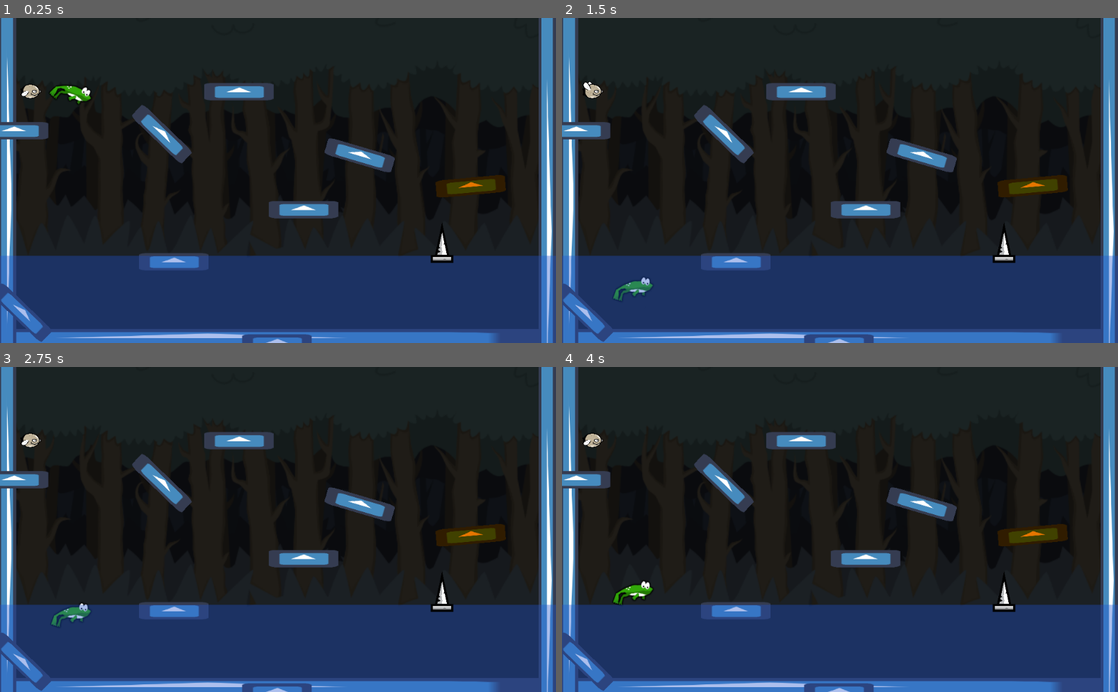
Above: before the commit, frames 1-4 (two rows, left to right).
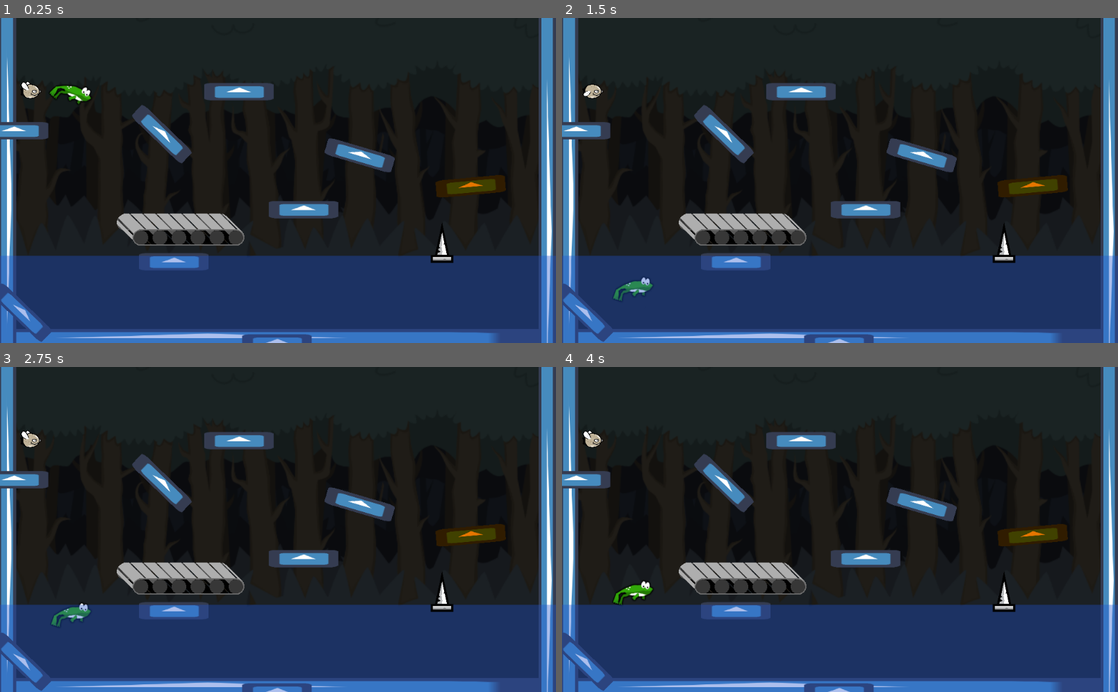
Above: after the commit, the same moments.

Repository: Xgor/Groda
Game: Godot game, scene res://TestScene.tscn
Same seed, same stepped clock (60 frames per second), same inputs: the game is played once before the commit and once after it. The engine's default icon, where the game draws it, is replaced by a stand-in: a white triangle on a blue panel in a dark square.
Inputs (mouse positions are in pixels of both pictures, inside the frame that each line leads up to):
- Up to frame 1 (0.25 s): no input
- Up to frame 2 (1.5 s): move the mouse to (962, 164) at 0.52 s; click (962, 164) at 0.77 s; move the mouse to (728, 196) at 1.27 s
- Up to frame 3 (2.75 s): click (166, 545) at 1.52 s; move the mouse to (333, 458) at 2.02 s
- Up to frame 4 (4 s): move the mouse to (812, 594) at 2.77 s; click (812, 594) at 3.02 s; move the mouse to (1006, 578) at 3.52 s; click (1006, 578) at 3.77 s

The runs differ from the first frame. In frame 1, 2.0% of the frame differs, in the area x 3-44%, y 19-71%; in frame 2, 2.0%; in frame 3, 2.0%; in frame 4, 2.0%.

Commit message:
ConveyorBelt

Diff:
--- /dev/null
+++ b/Objects/ConveyorBelt.tscn
@@ -0,0 +1,62 @@
+[gd_scene load_steps=5 format=2]
+
+[ext_resource path="res://Scripts/ConveyorBelt.gd" type="Script" id=1]
+[ext_resource path="res://Sprite/sheet.png" type="Texture" id=2]
+
+[sub_resource type="RectangleShape2D" id=1]
+
+custom_solver_bias = 0.0
+extents = Vector2( 100, 18.608 )
+
+[sub_resource type="RectangleShape2D" id=2]
+
+custom_solver_bias = 0.0
+extents = Vector2( 100, 1.26177 )
+
+[node name="ConveyorBelt" type="StaticBody2D" index="0"]
+
+input_pickable = false
+collision_layer = 1
+collision_mask = 1
+constant_linear_velocity = Vector2( 0, 0 )
+constant_angular_velocity = 0.0
+friction = 1.0
+bounce = 0.0
+script = ExtResource( 1 )
+_sections_unfolded = [ "Transform" ]
+speed = 30
+
+[node name="Sprite" type="Sprite" parent="." index="0"]
+
+z_index = -10
+texture = ExtResource( 2 )
+vframes = 6
+hframes = 4
+_sections_unfolded = [ "Animation", "Transform", "Z Index" ]
+
+[node name="CollisionShape2D" type="CollisionShape2D" parent="." index="1"]
+
+position = Vector2( 13, 11.0068 )
+shape = SubResource( 1 )
+_sections_unfolded = [ "Transform" ]
+
+[node name="Area2D" type="Area2D" parent="." index="2"]
+
+position = Vector2( 0, -22.6951 )
+input_pickable = true
+gravity_vec = Vector2( 0, 1 )
+gravity = 98.0
+linear_damp = 0.1
+angular_damp = 1.0
+audio_bus_override = false
+audio_bus_name = "Master"
+
+[node name="CollisionShape2D" type="CollisionShape2D" parent="Area2D" index="0"]
+
+position = Vector2( 13, 12 )
+shape = SubResource( 2 )
+_sections_unfolded = [ "Transform" ]
+
+[connection signal="body_entered" from="Area2D" to="." method="_on_Area2D_body_entered"]
+
+[connection signal="body_exited" from="Area2D" to="." method="_on_Area2D_body_exited"]
--- /dev/null
+++ b/Scripts/ConveyorBelt.gd
@@ -0,0 +1,54 @@
+extends StaticBody2D
+
+# class member variables go here, for example:
+# var a = 2
+# var b = "textvar"
+#var (float) currFrame
+var frogFriction = 0.8
+var movingObject =null
+export var speed = 30
+
+onready var sprite = $Sprite
+var currFrame = 0.0
+func _ready():
+	# Called every time the node is added to the scene.
+	# Initialization here
+	pass
+
+func _process(delta):
+
+	if not movingObject == null:
+		if movingObject.linear_velocity.x > -speed:
+			#movingObject.linear_velocity.x = -speed
+		#	movingObject.friction = frogFriction
+	#		pass
+	#	else:
+		#	movingObject.friction = 0
+
+			pass
+
+
+	currFrame = currFrame + delta*speed
+	if sprite.vframes*sprite.hframes < currFrame:
+		currFrame = 0
+	#currFrame = currFrame % (sprite.vframes*sprite.hframes*1.0)
+
+	sprite.frame = floor(currFrame)
+	pass
+
+
+func _on_Area2D_body_entered( body ):
+	if body.name == "Frog":
+		movingObject = body
+		frogFriction = body.friction
+		body.friction = 0
+
+		body.linear_velocity.x = -speed
+	pass # replace with function body
+
+
+func _on_Area2D_body_exited( body ):
+	if body.name == "Frog":
+		movingObject = null
+		body.friction = frogFriction
+	pass # replace with function body
--- a/Scripts/Frog.gd
+++ b/Scripts/Frog.gd
@@ -135,5 +135,5 @@
 	pass
 
 func kill():
-	queue_free()
+	get_tree().reload_current_scene()
 	pass
--- a/TestScene.tscn
+++ b/TestScene.tscn
@@ -13,6 +13,7 @@
 [ext_resource path="res://Scripts/CamArea.gd" type="Script" id=11]
 [ext_resource path="res://Sprite/use8948-5.png" type="Texture" id=12]
 [ext_resource path="res://Objects/Spike.tscn" type="PackedScene" id=13]
+[ext_resource path="res://Objects/ConveyorBelt.tscn" type="PackedScene" id=14]
 
 [sub_resource type="RectangleShape2D" id=1]
 
@@ -453,6 +454,7 @@
 "LevelCamera",
 ]]
 
+editor/display_folded = true
 anchor_mode = 0
 rotating = false
 current = true
@@ -548,12 +550,14 @@
 scale = Vector2( 0.066, 0.066 )
 frames = SubResource( 5 )
 animation = "default"
+frame = 1
 playing = true
 flip_h = true
 _sections_unfolded = [ "Transform" ]
 
 [node name="CamAreas" type="Node2D" parent="." index="5"]
 
+editor/display_folded = true
 position = Vector2( 1569.84, 67.9065 )
 __meta__ = {
 "_edit_group_": true
@@ -620,6 +624,11 @@
 
 [node name="Spike" parent="." index="7" instance=ExtResource( 13 )]
 
+[node name="ConveyorBelt2" parent="." index="8" instance=ExtResource( 14 )]
+
+position = Vector2( 332.718, 390.851 )
+speed = 100
+
 [connection signal="body_entered" from="Floor/CrumblingBlock" to="Floor/CrumblingBlock" method="_on_CrumblingBlock_body_entered"]
 
 [connection signal="body_shape_entered" from="Floor/CrumblingBlock" to="Floor/CrumblingBlock" method="_on_CrumblingBlock_body_shape_entered"]
Binary file added: Sprite/sheet.png
Not shown, added: Sprite/sheet.png.import
Not shown: 1 places in TestScene.tscn that only renumber resources
